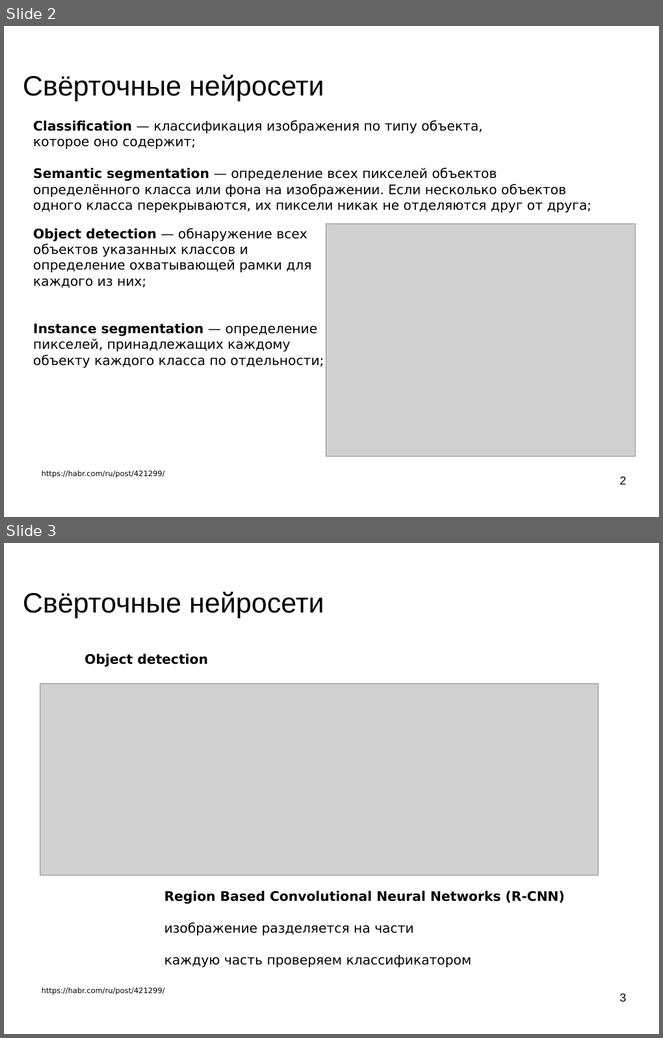
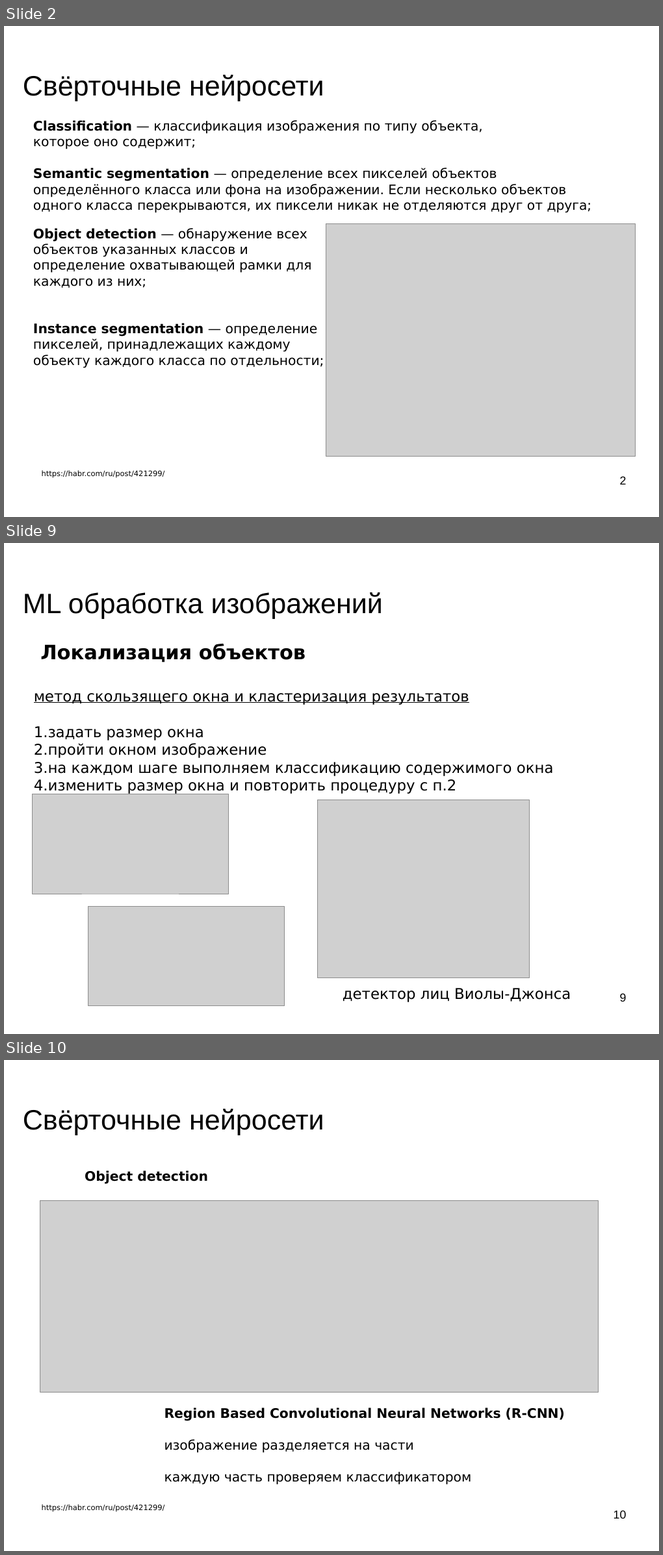
Before and after one commit to mechanoid5/ml_lectorium_legacy, a slide deck: 28-object-loc-img.odp. Shown one above the other, each under a label of ours: slides 2 and 3 before the commit, slides 2, 9 and 10 after it; the slides between them are not shown. The pictures are 663x1038 and 663x1555 pixels, drawn with LibreOffice and Linux fonts; fonts in the diff are those of the drawing; grey boxes stand for pictures; background and template pictures are left out. Boxes give left, top, right and bottom in pixels: in the first picture for what was removed or moved away, otherwise in the second. Text is boxed around its words. In the diff, an @@ line names an element or a change of style, - is before the commit and + after.

```diff
--- a/28-object-loc-img.odp
+++ b/28-object-loc-img.odp
@@ slide 9 added at bbox=[4, 543, 659, 1034], background picture (left out) @@
@@ title added at bbox=[23, 592, 383, 618], 33.9 pt, text #000000 @@
+ML обработка изображений
@@ text added at bbox=[34, 644, 554, 795], 18 pt, text #000000 @@
+Локализация объектов
+метод скользящего окна и кластеризация результатов
+1.задать размер окна
+2.пройти окном изображение
+3.на каждом шаге выполняем классификацию содержимого окна
+4.изменить размер окна и повторить процедуру с п.2
@@ picture added at bbox=[32, 795, 228, 895] @@
@@ picture added at bbox=[318, 800, 530, 979] @@
@@ picture added at bbox=[88, 907, 285, 1006] @@
@@ text added at bbox=[343, 988, 571, 1003], 18 pt, text #000000 @@
+детектор лиц Виолы-Джонса
@@ page number added at bbox=[620, 993, 627, 1002], 14 pt, text #000000 @@
+9
@@ what was slide 3 is now slide 10 @@
@@ page number at bbox=[614, 1510, 627, 1519]: text changed @@
-3
+10
```
Also in this commit, not shown: 1 slide changed, 6 other slides added, 9 other files.
